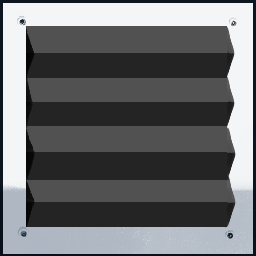
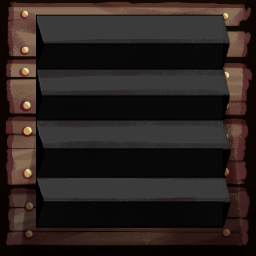
Before/after of a 256x256 layered artwork. What changed in the layer stack:
removed layer "Layer4" (was multiply) over box(12, 20, 35, 233)
removed layer "Layer1" over box(26, 26, 227, 227)
added layer "Layer8" (multiply) above "Layer5" over box(0, 34, 256, 255)
painted on "Layer5" over box(36, 14, 236, 229)
painted on "Layer2" over box(0, 122, 256, 190)
added layer "Layer9" (multiply) above "Layer6" over box(20, 6, 244, 256)
added layer "Layer6" above "Layer3" over box(0, 0, 256, 256)
